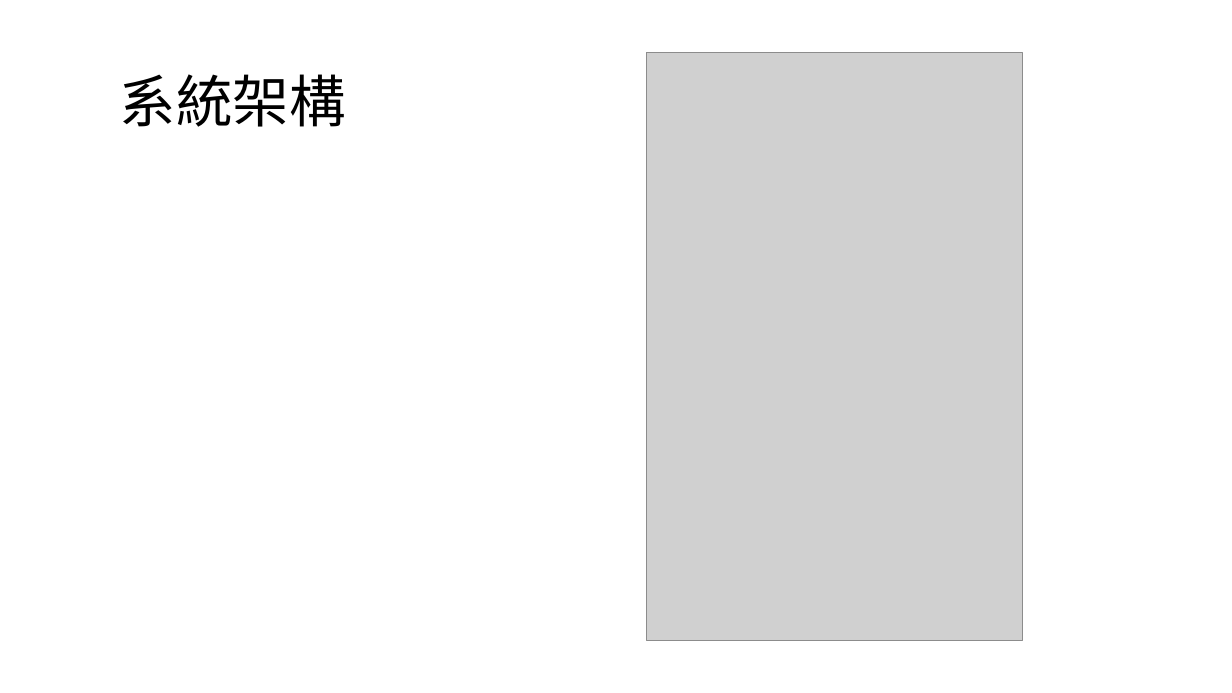
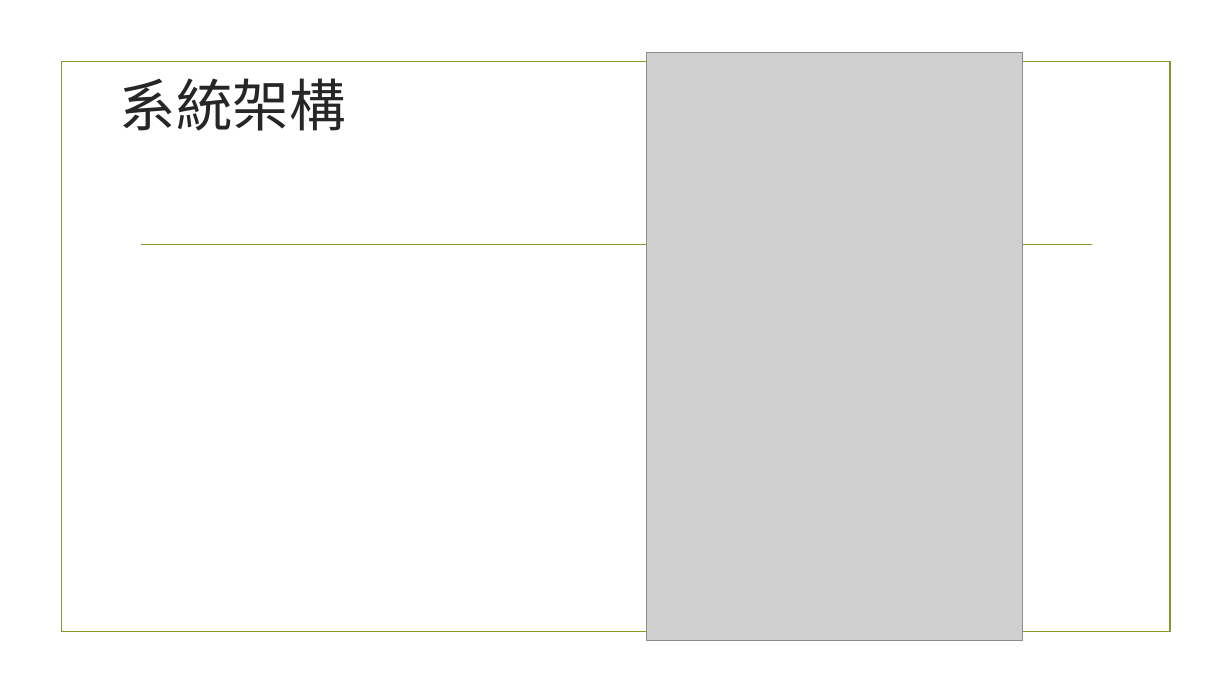
Before and after one commit to kewen0604/107_SE_Team2, a slide deck: slide 12 of 軟體工程期末專題報告.pptx. Drawn at 1232x693 pixels with LibreOffice and Linux fonts; fonts in the diff are those of the drawing; grey boxes stand for pictures; background and template pictures are left out. Boxes give left, top, right and bottom in pixels: in the first picture for what was removed or moved away, otherwise in the second. Text is boxed around its words. In the diff, an @@ line names an element or a change of style, - is before the commit and + after.

```diff
--- a/軟體工程期末專題報告.pptx
+++ b/軟體工程期末專題報告.pptx
@@ title "系統架構" at (120,78,346,131): font Calibri to Times New Roman, text colour #000000 to #262626; line spacing 0.9 to 1 @@
@@ rectangle added at (61,62,1170,632), outline #83992A 1.25 pt @@
@@ line added from (141, 245) to (1092, 245), #83992A 1.25 pt @@
```
Also in this commit, not shown: 16 other slides changed.
